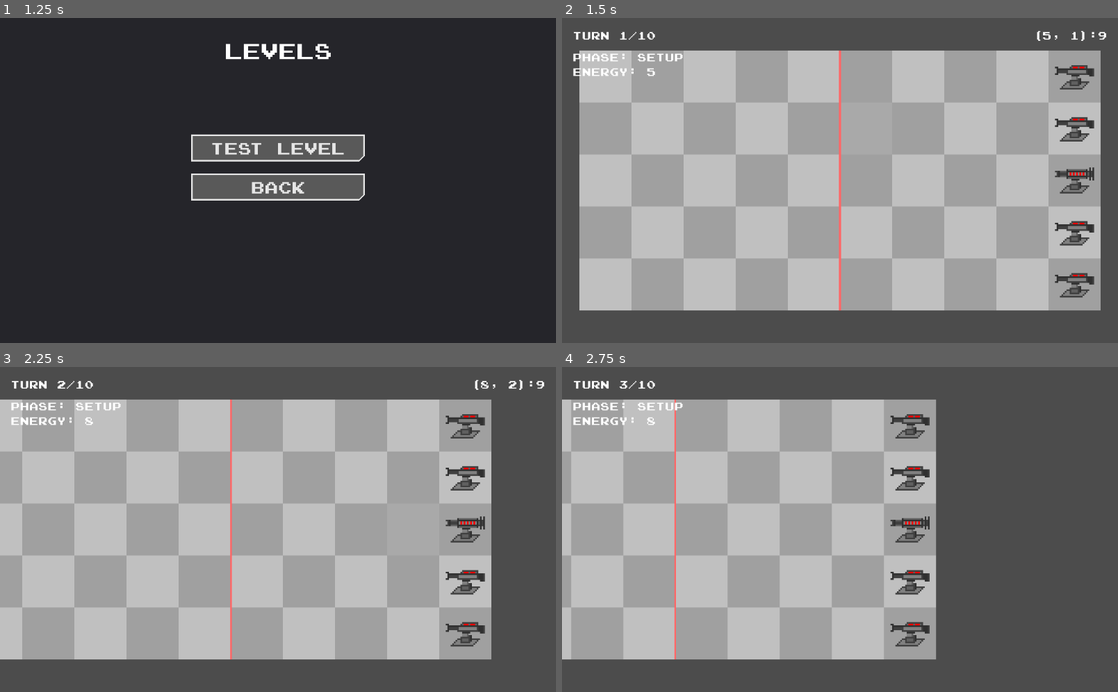
Above: before the commit, frames 1-4 (two rows, left to right).
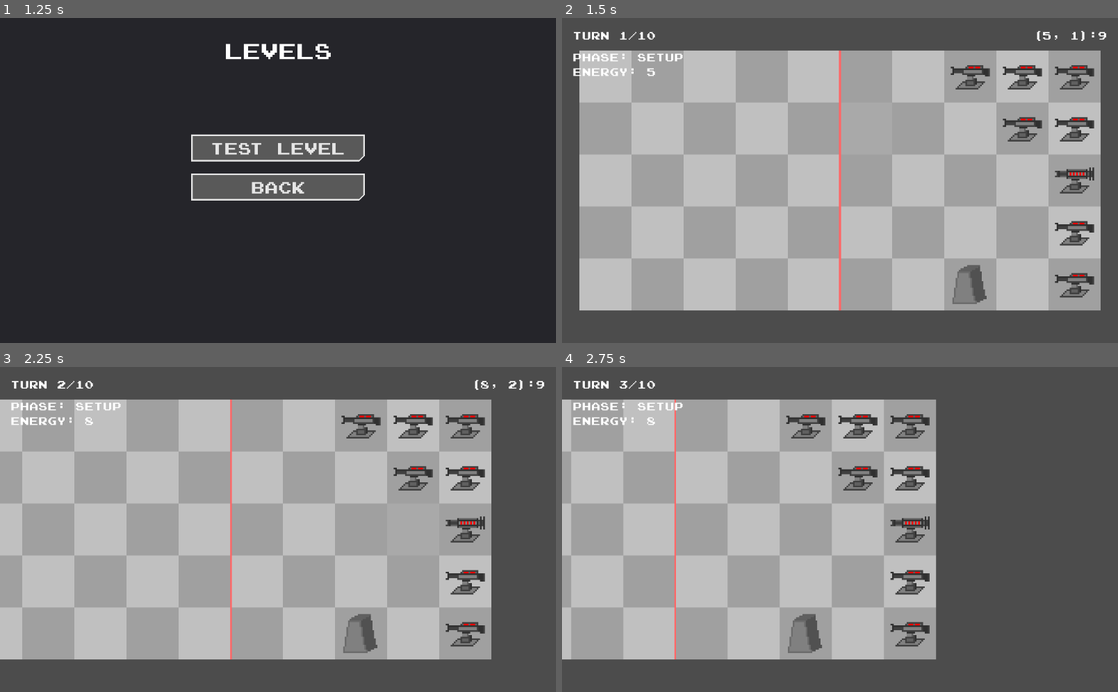
Above: after the commit, the same moments.

Repository: Exospud/Ephemera
Game: Godot game, scene res://screens/title/TitleScreen.tscn
Same seed, same stepped clock (60 frames per second), same inputs: the game is played once before the commit and once after it.
Inputs (mouse positions are in pixels of both pictures, inside the frame that each line leads up to):
- Up to frame 1 (1.25 s): click "Play" at 0.5 s
- Up to frame 2 (1.5 s): click "Test Level" at 1.25 s
- Up to frame 3 (2.25 s): tap Enter (ui_accept) at 2 s; move the mouse to (400, 513) at 2.02 s; hold Right (ui_right) from 2.03 s (still down)
- Up to frame 4 (2.75 s): keep holding Right (ui_right); tap Enter (ui_accept) at 2.27 s

Frame 1 is identical in both runs. In frame 2, 1.5% of the frame differs, in the area x 69-87%, y 14-89%; in frame 3, 1.5%; in frame 4, 1.5%.

Commit message:
Selective firing, new tower/enemy types
+ blocking tower
+ shooting enemy
+ various misc. changes

Diff:
--- a/game/entities/projectiles/Projectile.gd
+++ b/game/entities/projectiles/Projectile.gd
@@ -4,19 +4,19 @@
 
 export var damage := 1
 export var pierce := 1
-export(Vector2) var velocity := Vector2.LEFT * 10 # tiles/second
+export var speed := 10
 
 
 ## Sets the projectile's initial values
 func init(pos, rot, align):
 	self.position = pos
-	self.rotation = rot + PI/2
+	self.rotation = rot + PI*0.5
 	self.alignment = align
 
 
 ## Called at a constant rate. 'delta' is the elapsed time since the previous frame.
 func _physics_process(delta):
-	position += 32 * velocity * delta
+	position += 32 * speed * delta * Vector2.LEFT.rotated(rotation - PI*0.5)
 	_check_bounds()
 
 
--- /dev/null
+++ b/game/entities/towers/Barricade/Barricade.tscn
@@ -0,0 +1,11 @@
+[gd_scene load_steps=3 format=2]
+
+[ext_resource path="res://game/entities/towers/Tower.tscn" type="PackedScene" id=1]
+[ext_resource path="res://game/entities/towers/Barricade/barricade.png" type="Texture" id=2]
+
+[node name="Barricade" instance=ExtResource( 1 )]
+max_health = 40
+attack_delay = -1.0
+
+[node name="Sprite" parent="." index="0"]
+texture = ExtResource( 2 )
--- a/game/entities/towers/Tower.gd
+++ b/game/entities/towers/Tower.gd
@@ -6,26 +6,51 @@
 
 export var attack_delay := 1.0
 
-onready var attack_timer = $AttackTimer
+onready var _attack_timer = $AttackTimer
 
 
 ## TEMP: Fires the tower's weapon
 func _use_ability():
-	# Creates a new projectile
+	if not _has_target():
+		_attack_timer.start(0.1)
+		return
+
+	# Create a new projectile
 	var projectile := PL_PROJECTILE.instance()
 
-	# Fire projectile and resets attack delay
+	# Fire projectile
 	# TODO: replace with anchor system
 	projectile.init(position + Vector2(-15, -4), 0, alignment)
 	_level.add_child(projectile)
+	_attack_timer.start(attack_delay)
+
+
+## Returns true if there is a valid target for this tower to fire at
+func _has_target() -> bool:
+	for e in get_tree().get_nodes_in_group("entities"):
+		# Ignore entities that cannot be hit
+		if e.max_health <= 0:
+			continue
+		if e.alignment == self.alignment:
+			continue
+
+		# Shoot if entity is in tower's firing range
+		var target_cell = _map.world_to_map(e.position)
+		if target_cell.x > self.cell.x:
+			continue
+		if target_cell.y == self.cell.y:
+			return true
+
+	return false
 
 
 ## (OVERRIDE)
 func on_turn_start():
-	attack_timer.start(attack_delay)
-	attack_timer.set_paused(false)
+	if attack_delay > 0:
+		_attack_timer.start(attack_delay)
+		_attack_timer.set_paused(false)
 
 
 ## (OVERRIDE)
 func on_turn_end():
-	attack_timer.set_paused(true)
+	_attack_timer.set_paused(true)
--- a/game/entities/towers/Tower.tscn
+++ b/game/entities/towers/Tower.tscn
@@ -16,5 +16,6 @@
 shape = SubResource( 1 )
 
 [node name="AttackTimer" type="Timer" parent="." index="2"]
+one_shot = true
 
 [connection signal="timeout" from="AttackTimer" to="." method="_use_ability"]
--- /dev/null
+++ b/game/entities/units/Snaser/Snaser.gd
@@ -0,0 +1,24 @@
+class_name Snaser
+extends Unit
+
+
+const PL_PROJECTILE := preload("res://game/entities/projectiles/Projectile.tscn")
+
+export var ability_delay := 1.0
+
+onready var _ability_timer = $AbilityTimer
+
+
+# TEMP: Fires the unit's weapon
+func _use_ability():
+	# Create a new projectile
+	var projectile := PL_PROJECTILE.instance()
+
+	# Fire projectile and resets attack delay
+	projectile.init(position + sprite.position, PI, alignment)
+	_level.add_child(projectile)
+
+
+## Defines the script executed by this entity when a turn starts
+func on_turn_start():
+	_ability_timer.start(ability_delay)
--- /dev/null
+++ b/game/entities/units/Snaser/Snaser.tscn
@@ -0,0 +1,17 @@
+[gd_scene load_steps=4 format=2]
+
+[ext_resource path="res://game/entities/units/Unit.tscn" type="PackedScene" id=1]
+[ext_resource path="res://game/entities/units/Snaser/snaser.png" type="Texture" id=2]
+[ext_resource path="res://game/entities/units/Snaser/Snaser.gd" type="Script" id=3]
+
+[node name="Snaser" instance=ExtResource( 1 )]
+script = ExtResource( 3 )
+ability_delay = 1.0
+
+[node name="Sprite" parent="." index="0"]
+texture = ExtResource( 2 )
+
+[node name="AbilityTimer" type="Timer" parent="." index="3"]
+wait_time = 0.25
+
+[connection signal="timeout" from="AbilityTimer" to="." method="_use_ability"]
--- /dev/null
+++ b/game/entities/units/Snider/Snider.tscn
@@ -0,0 +1,9 @@
+[gd_scene load_steps=3 format=2]
+
+[ext_resource path="res://game/entities/units/Unit.tscn" type="PackedScene" id=1]
+[ext_resource path="res://game/entities/units/Snider/snider.png" type="Texture" id=2]
+
+[node name="Snider" instance=ExtResource( 1 )]
+
+[node name="Sprite" parent="." index="0"]
+texture = ExtResource( 2 )
--- a/game/entities/units/Unit.tscn
+++ b/game/entities/units/Unit.tscn
@@ -1,8 +1,7 @@
-[gd_scene load_steps=5 format=2]
+[gd_scene load_steps=4 format=2]
 
 [ext_resource path="res://game/entities/Entity.tscn" type="PackedScene" id=1]
 [ext_resource path="res://game/entities/units/Unit.gd" type="Script" id=2]
-[ext_resource path="res://game/entities/units/snider.png" type="Texture" id=3]
 
 [sub_resource type="RectangleShape2D" id=1]
 extents = Vector2( 12, 12 )
@@ -15,9 +14,6 @@
 attack_damage = 1
 attack_delay = 0.5
 
-[node name="Sprite" parent="." index="0"]
-texture = ExtResource( 3 )
-
 [node name="Collider" parent="." index="1"]
 shape = SubResource( 1 )
 
--- a/game/levels/Level.gd
+++ b/game/levels/Level.gd
@@ -1,7 +1,7 @@
 class_name Level
 extends Node2D
 
-const PL_UNIT := preload("res://game/entities/units/Unit.tscn")
+const PL_UNIT := preload("res://game/entities/units/snaser/Snaser.tscn")
 
 onready var _map := $"../Map"
 
--- a/game/levels/Level.tscn
+++ b/game/levels/Level.tscn
@@ -1,8 +1,9 @@
-[gd_scene load_steps=4 format=2]
+[gd_scene load_steps=5 format=2]
 
 [ext_resource path="res://game/levels/Level.gd" type="Script" id=1]
 [ext_resource path="res://game/entities/towers/Cannon/Cannon.tscn" type="PackedScene" id=2]
 [ext_resource path="res://game/entities/towers/Autocannon/Autocannon.tscn" type="PackedScene" id=3]
+[ext_resource path="res://game/entities/towers/Barricade/Barricade.tscn" type="PackedScene" id=4]
 
 [node name="Level" type="Node2D"]
 script = ExtResource( 1 )
@@ -24,3 +25,15 @@
 
 [node name="Cannon4" parent="." instance=ExtResource( 2 )]
 cell = Vector2( 9, 4 )
+
+[node name="Cannon5" parent="." instance=ExtResource( 2 )]
+cell = Vector2( 8, 0 )
+
+[node name="Cannon6" parent="." instance=ExtResource( 2 )]
+cell = Vector2( 8, 1 )
+
+[node name="Cannon7" parent="." instance=ExtResource( 2 )]
+cell = Vector2( 7, 0 )
+
+[node name="Barricade" parent="." instance=ExtResource( 4 )]
+cell = Vector2( 7, 4 )
--- a/game/stage/Stage.gd
+++ b/game/stage/Stage.gd
@@ -101,7 +101,7 @@
 	turn_number += 1
 	setup_phase = true
 	time_elapsed = 0.0
-	energy = 5 + sqrt(time_remaining)
+	energy = 5 + sqrt(max(0, time_remaining - 1))
 	_turn_label.text = "Turn " + str(turn_number) + "/" + str(_level.max_turns)
 
 
--- a/project.godot
+++ b/project.godot
@@ -29,6 +29,11 @@
 "language": "GDScript",
 "path": "res://game/entities/projectiles/Projectile.gd"
 }, {
+"base": "Unit",
+"class": "Snaser",
+"language": "GDScript",
+"path": "res://game/entities/units/Snaser/Snaser.gd"
+}, {
 "base": "Deployable",
 "class": "Tower",
 "language": "GDScript",
@@ -44,6 +49,7 @@
 "Entity": "",
 "Level": "",
 "Projectile": "",
+"Snaser": "",
 "Tower": "",
 "Unit": ""
 }
Binary file added: game/entities/towers/Barricade/barricade.png
Not shown, changed: game/entities/towers/Barricade/barricade.png.import
Binary file added: game/entities/units/Snaser/snaser.png
Not shown, added: game/entities/units/Snaser/snaser.png.import
Renamed: game/entities/units/snider.png -> game/entities/units/Snider/snider.png
Not shown, added: game/entities/units/Snider/snider.png.import
